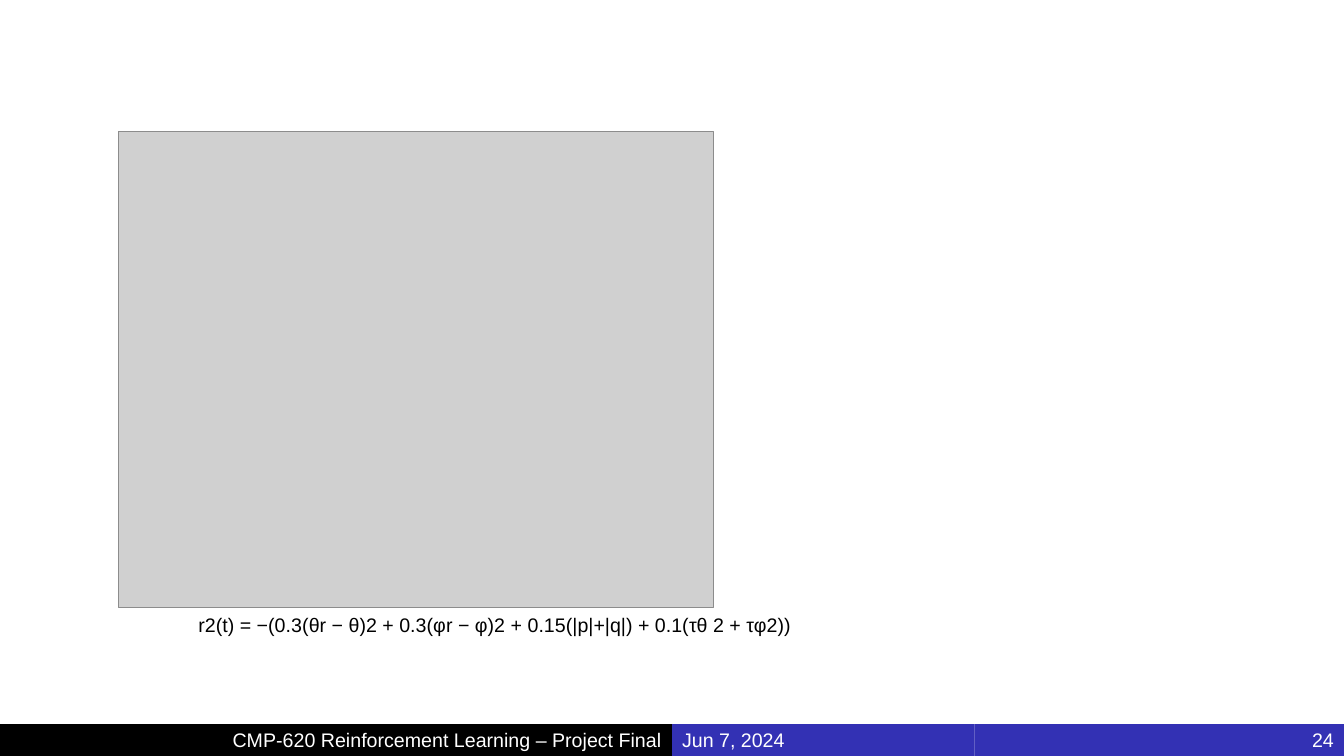
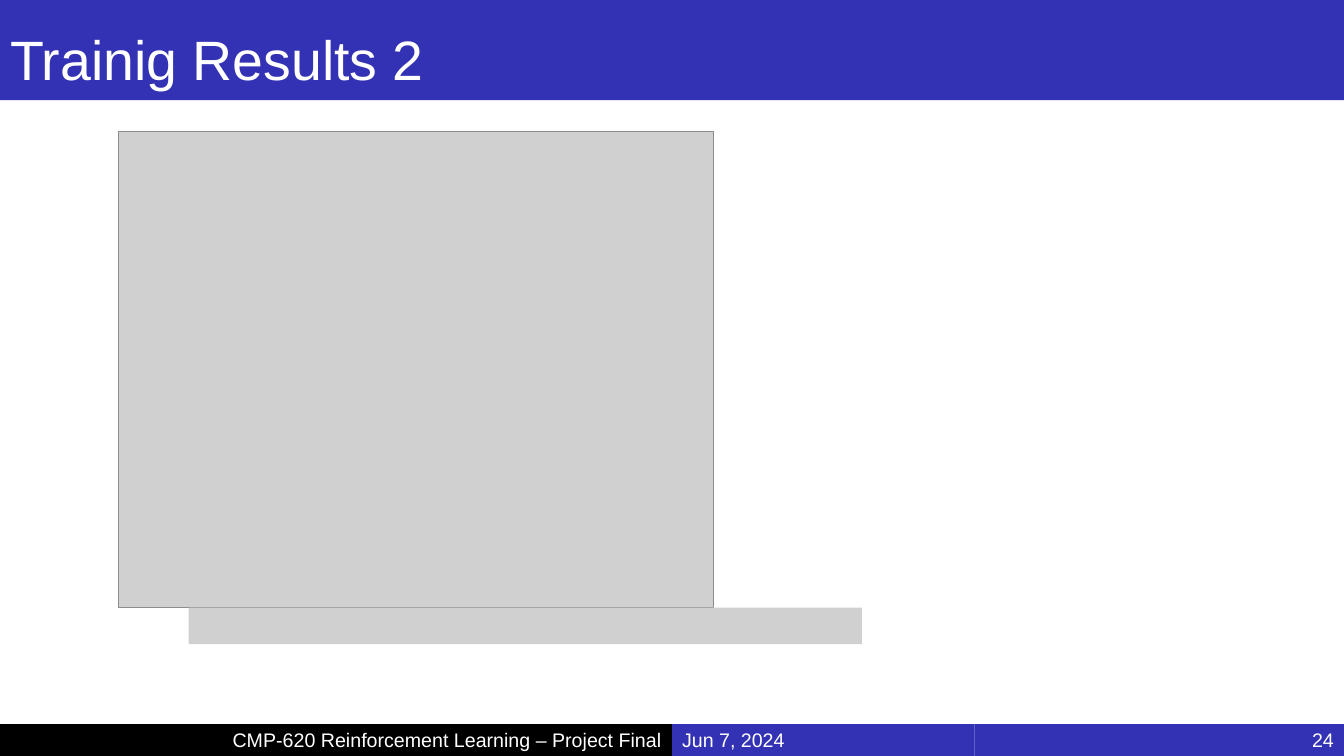
Before and after one commit to MucahidRidvanKaplan/ParrotQuadcopterRL, a slide deck: slide 24 of Presentations/Project_Final.pptx. Drawn at 1344x756 pixels with LibreOffice and Linux fonts; fonts in the diff are those of the drawing; grey boxes stand for pictures; background and template pictures are left out. Boxes give left, top, right and bottom in pixels: in the first picture for what was removed or moved away, otherwise in the second. Text is boxed around its words. In the diff, an @@ line names an element or a change of style, - is before the commit and + after.

```diff
--- a/Presentations/Project_Final.pptx
+++ b/Presentations/Project_Final.pptx
@@ title added at bbox=[0, 0, 1344, 100], fill #3331B4, 39.6 pt, text #FFFFFF @@
+Trainig Results 2
@@ picture added at bbox=[189, 608, 862, 644] @@
@@ text removed at bbox=[198, 617, 790, 636] @@
-r2(t) = −(0.3(θr − θ)2 + 0.3(φr − φ)2 + 0.15(|p|+|q|) + 0.1(τθ 2 + τφ2))
```
Also in this commit, not shown: 3 other slides changed, 2 other files.
